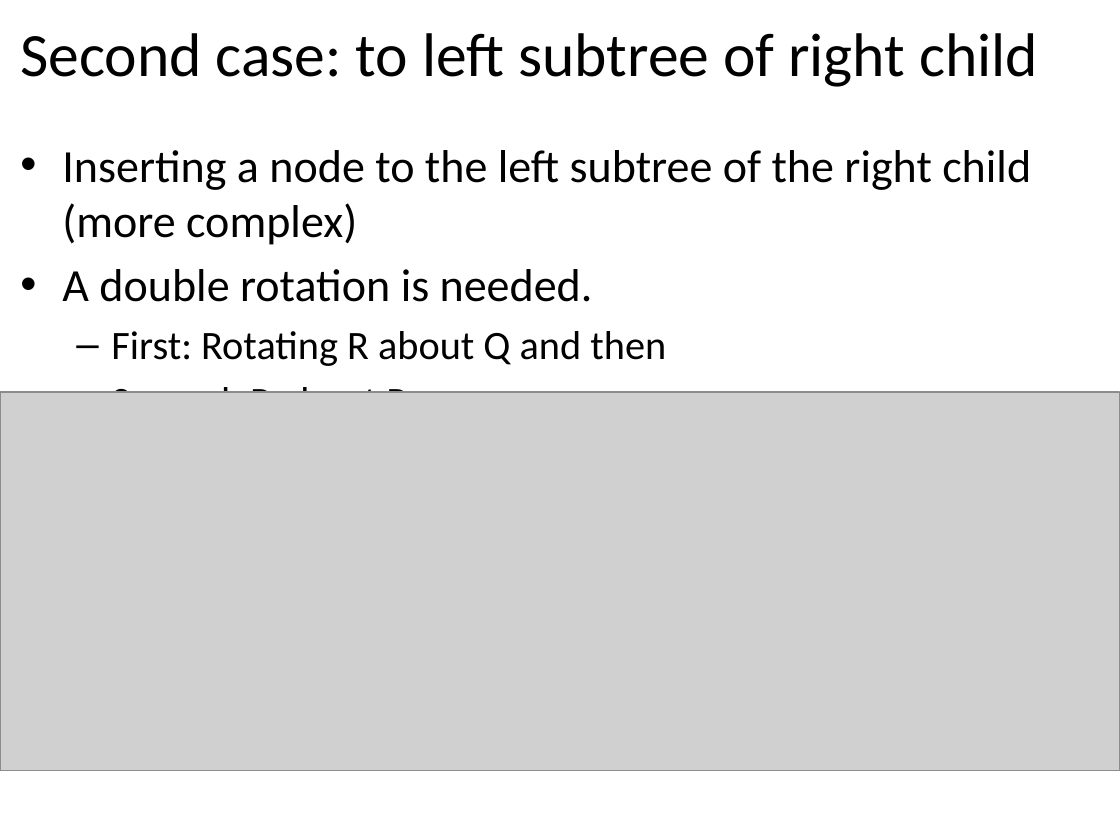
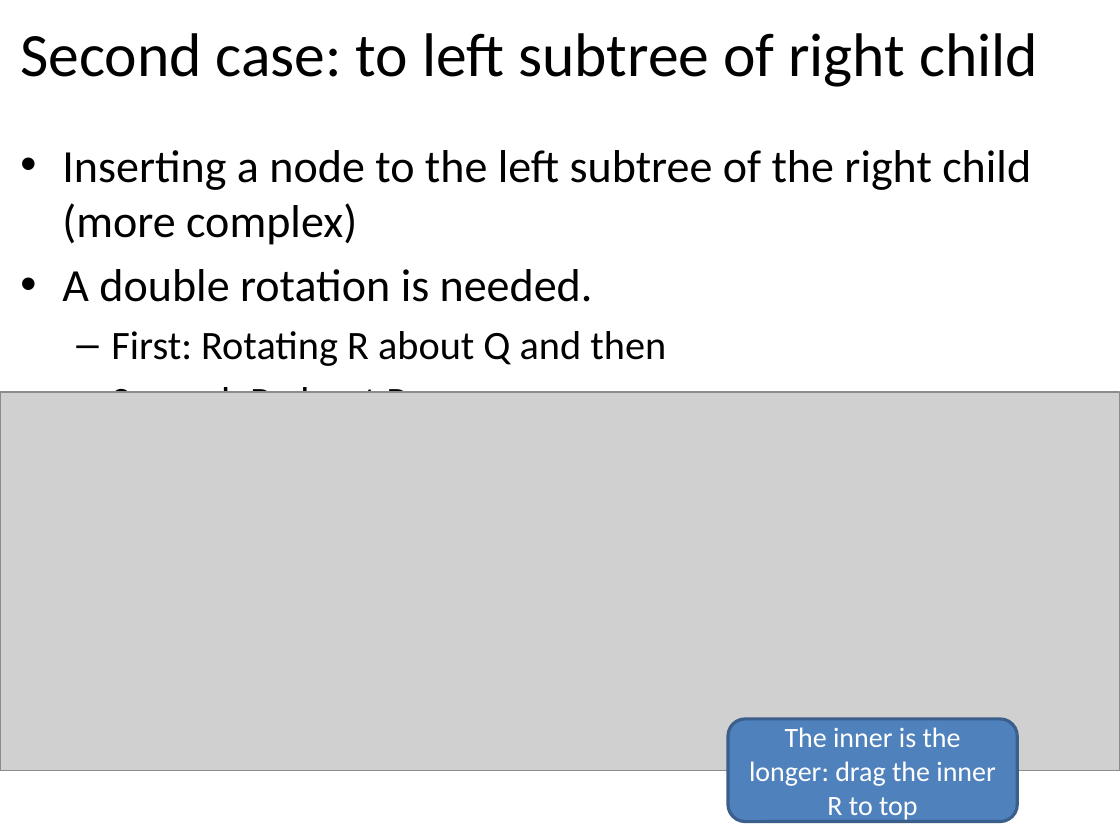
Before and after one commit to tutrunghieu/dsa-2017-java-tutorial, a slide deck: slide 47 of dsa2017-java-online/handouts/data-day05/Lecture 08 - Chapter 06 - Binary Trees - Day 3.pptx. Drawn at 1120x840 pixels with LibreOffice and Linux fonts; fonts in the diff are those of the drawing; grey boxes stand for pictures. Boxes give left, top, right and bottom in pixels: in the first picture for what was removed or moved away, otherwise in the second. Text is boxed around its words. In the diff, an @@ line names an element or a change of style, - is before the commit and + after.

```diff
--- a/dsa2017-java-online/handouts/data-day05/Lecture 08 - Chapter 06 - Binary Trees - Day 3.pptx
+++ b/dsa2017-java-online/handouts/data-day05/Lecture 08 - Chapter 06 - Binary Trees - Day 3.pptx
@@ rounded rectangle added at [728,719,1017,822], fill #4F81BD, outline #3A5F8C 2 pt, 18 pt, text #FFFFFF @@
+The inner is the longer: drag the inner R to top
```
Also in this commit, not shown: 1 other slide changed, 4 slides added, 3 other files.
